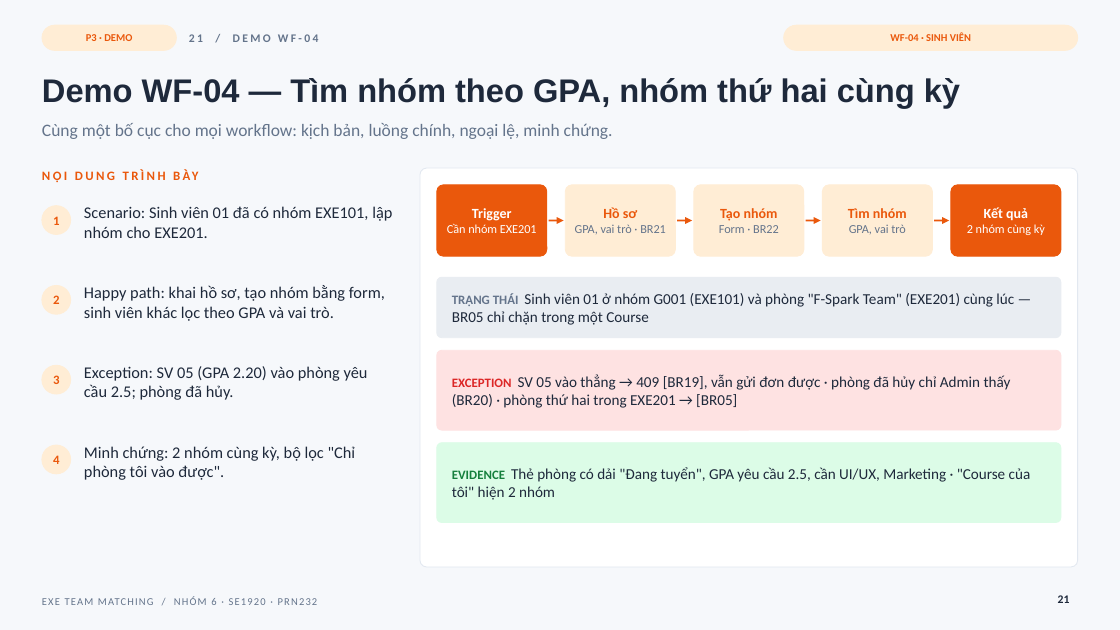
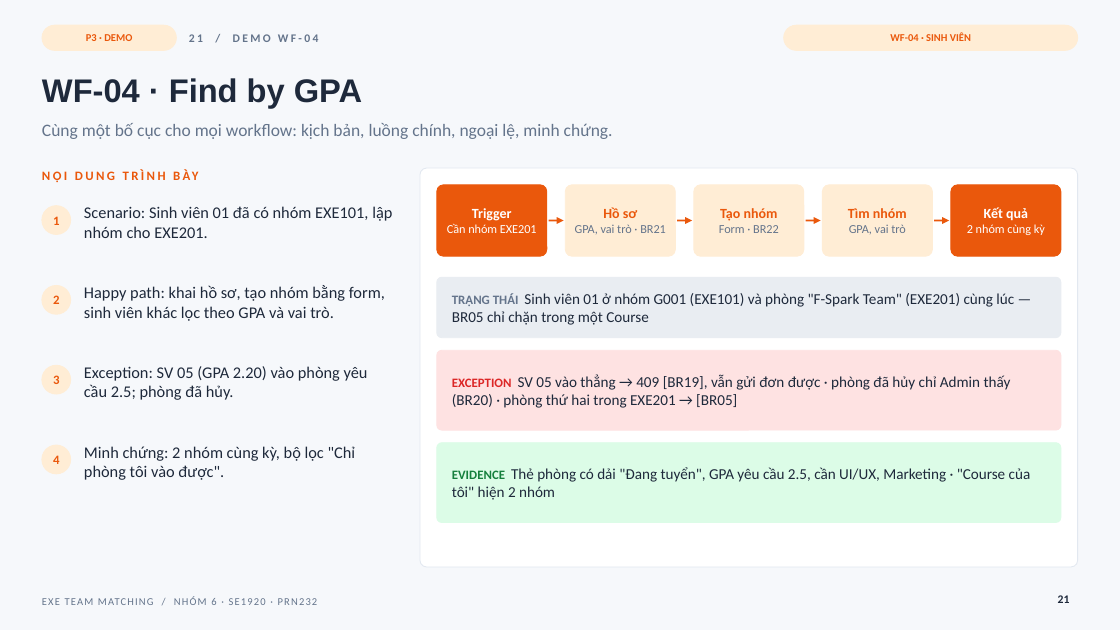
Before and after one commit to co-duong-hao/PRN232_Final, a slide deck: slide 21 of docs/slides/EXE_Team_Matching_Nhom6.pptx. Drawn at 1120x630 pixels with LibreOffice and Linux fonts; fonts in the diff are those of the drawing. Boxes give left, top, right and bottom in pixels: in the first picture for what was removed or moved away, otherwise in the second. Text is boxed around its words. In the diff, an @@ line names an element or a change of style, - is before the commit and + after.

```diff
--- a/docs/slides/EXE_Team_Matching_Nhom6.pptx
+++ b/docs/slides/EXE_Team_Matching_Nhom6.pptx
@@ title at <box>42,78,362,108</box>: text changed @@
-Demo WF-04 — Tìm nhóm theo GPA, nhóm thứ hai cùng kỳ
+WF-04 · Find by GPA
```
Also in this commit, not shown: 27 other slides changed, 2 other files.
